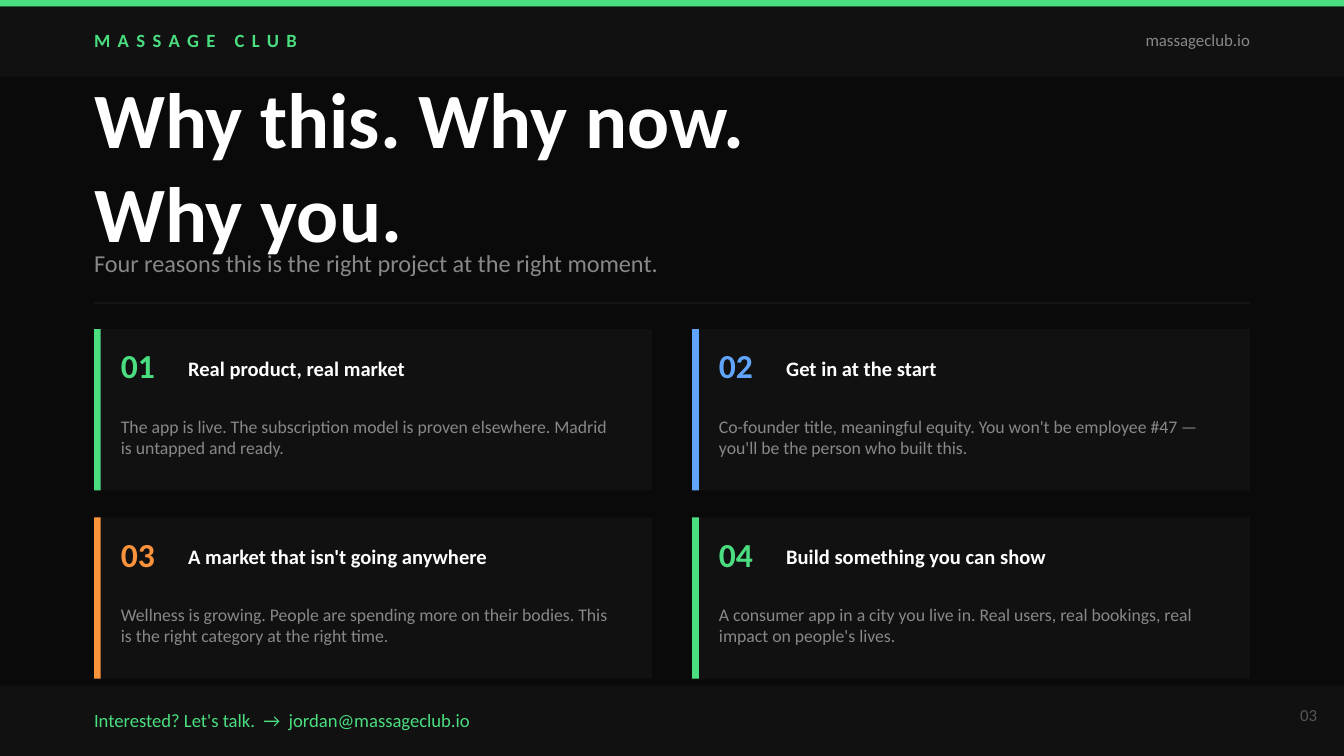
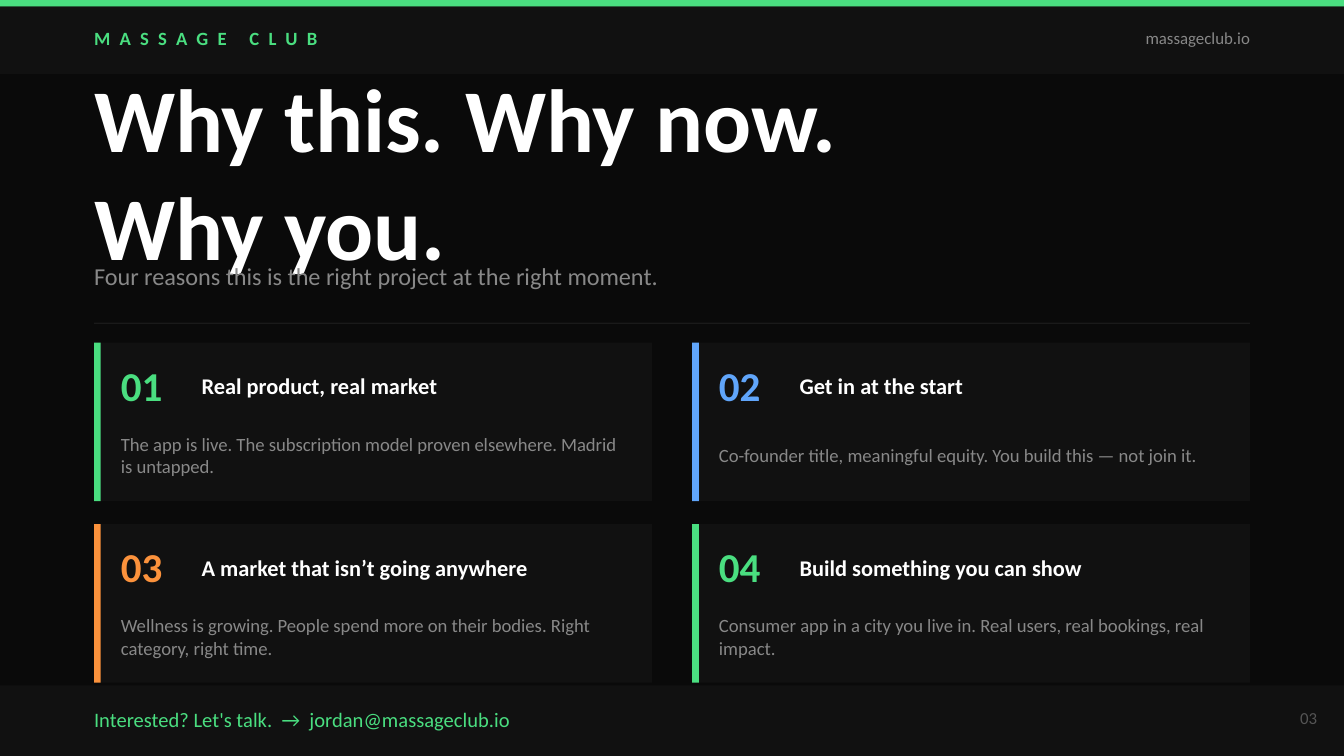
Before and after one commit to jordanjayhays-cpu/your-massage-pass, a slide deck: slide 3 of massage_club_cofounder_deck.pptx. Drawn at 1344x756 pixels with LibreOffice and Linux fonts; fonts in the diff are those of the drawing. Boxes give left, top, right and bottom in pixels: in the first picture for what was removed or moved away, otherwise in the second. Text is boxed around its words. In the diff, an @@ line names an element or a change of style, - is before the commit and + after.

```diff
--- a/massage_club_cofounder_deck.pptx
+++ b/massage_club_cofounder_deck.pptx
@@ text "MASSAGE CLUB" at (x1=94, y1=19, x2=497, y2=56): letter spacing 4 to 5 pt @@
@@ text "Why this. Why now." at (x1=94, y1=89, x2=836, y2=281): size 42 to 48 pt @@
@@ text "Four reasons this is the ..." moved from (x1=94, y1=252, x2=658, y2=276) to (x1=94, y1=266, x2=658, y2=289) @@
@@ rectangle moved from (x1=94, y1=302, x2=1250, y2=304) to (x1=94, y1=323, x2=1250, y2=324) @@
@@ rectangle resized from (x1=94, y1=329, x2=652, y2=491) to (x1=94, y1=343, x2=652, y2=501) @@
@@ rectangle resized from (x1=94, y1=329, x2=101, y2=491) to (x1=94, y1=343, x2=101, y2=501) @@
@@ rectangle resized from (x1=692, y1=329, x2=1250, y2=491) to (x1=692, y1=343, x2=1250, y2=501) @@
@@ rectangle resized from (x1=692, y1=329, x2=699, y2=491) to (x1=692, y1=343, x2=699, y2=501) @@
@@ size 18 to 22 pt in 4 elements at (x1=719, y1=555, x2=761, y2=583), (x1=121, y1=555, x2=163, y2=583), (x1=719, y1=374, x2=761, y2=402), (x1=121, y1=374, x2=163, y2=402) @@
@@ text "01" moved from (x1=121, y1=356, x2=155, y2=379) to (x1=121, y1=374, x2=163, y2=402) @@
@@ text "Real product, real market" moved from (x1=188, y1=361, x2=405, y2=380) to (x1=202, y1=378, x2=437, y2=398) @@
@@ text "02" moved from (x1=719, y1=356, x2=753, y2=379) to (x1=719, y1=374, x2=761, y2=402) @@
@@ size 11 to 12 pt in 3 elements at (x1=800, y1=560, x2=1082, y2=580), (x1=202, y1=378, x2=437, y2=398), (x1=800, y1=378, x2=963, y2=394) @@
@@ text "Get in at the start" moved from (x1=786, y1=361, x2=936, y2=376) to (x1=800, y1=378, x2=963, y2=394) @@
@@ text at (x1=121, y1=438, x2=616, y2=476): text changed; size 9.5 to 10 pt @@
-The app is live. The subscription model is proven elsewhere. Madrid is untapped and ready.
+The app is live. The subscription model proven elsewhere. Madrid is untapped.
@@ text at (x1=719, y1=449, x2=1196, y2=465): text changed; size 9.5 to 10 pt @@
-Co-founder title, meaningful equity. You won't be employee #47 — you'll be the person who built this.
+Co-founder title, meaningful equity. You build this — not join it.
@@ 4 rectangles moved together from (x1=94, y1=517, x2=1250, y2=679) to (x1=94, y1=524, x2=1250, y2=683) @@
@@ text "03" moved from (x1=121, y1=545, x2=155, y2=568) to (x1=121, y1=555, x2=163, y2=583) @@
@@ text at (x1=202, y1=560, x2=527, y2=580): text changed; size 11 to 12 pt @@
-A market that isn't going anywhere
+A market that isn’t going anywhere
@@ text "04" moved from (x1=719, y1=545, x2=753, y2=568) to (x1=719, y1=555, x2=761, y2=583) @@
@@ text "Build something you can show" moved from (x1=786, y1=549, x2=1046, y2=568) to (x1=800, y1=560, x2=1082, y2=580) @@
@@ text at (x1=121, y1=619, x2=590, y2=658): text changed; size 9.5 to 10 pt @@
-Wellness is growing. People are spending more on their bodies. This is the right category at the right time.
+Wellness is growing. People spend more on their bodies. Right category, right time.
@@ text at (x1=719, y1=619, x2=1204, y2=658): text changed; size 9.5 to 10 pt @@
-A consumer app in a city you live in. Real users, real bookings, real impact on people's lives.
+Consumer app in a city you live in. Real users, real bookings, real impact.
@@ text "Interested? Let's talk. → jordan@massageclub.io" at (x1=94, y1=712, x2=509, y2=731): size 10 to 11 pt @@
```
Also in this commit, not shown: 2 other slides changed.
